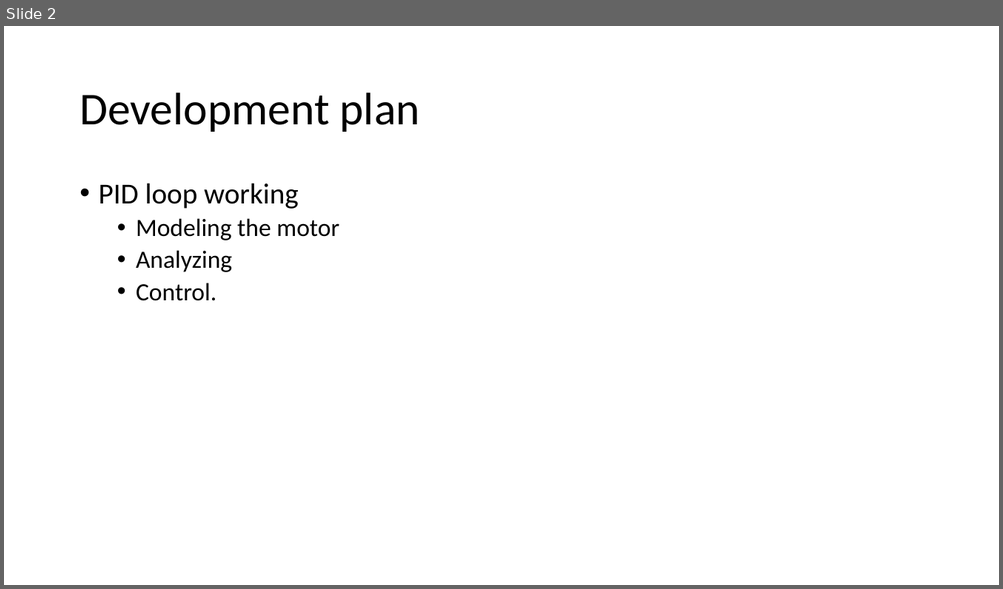
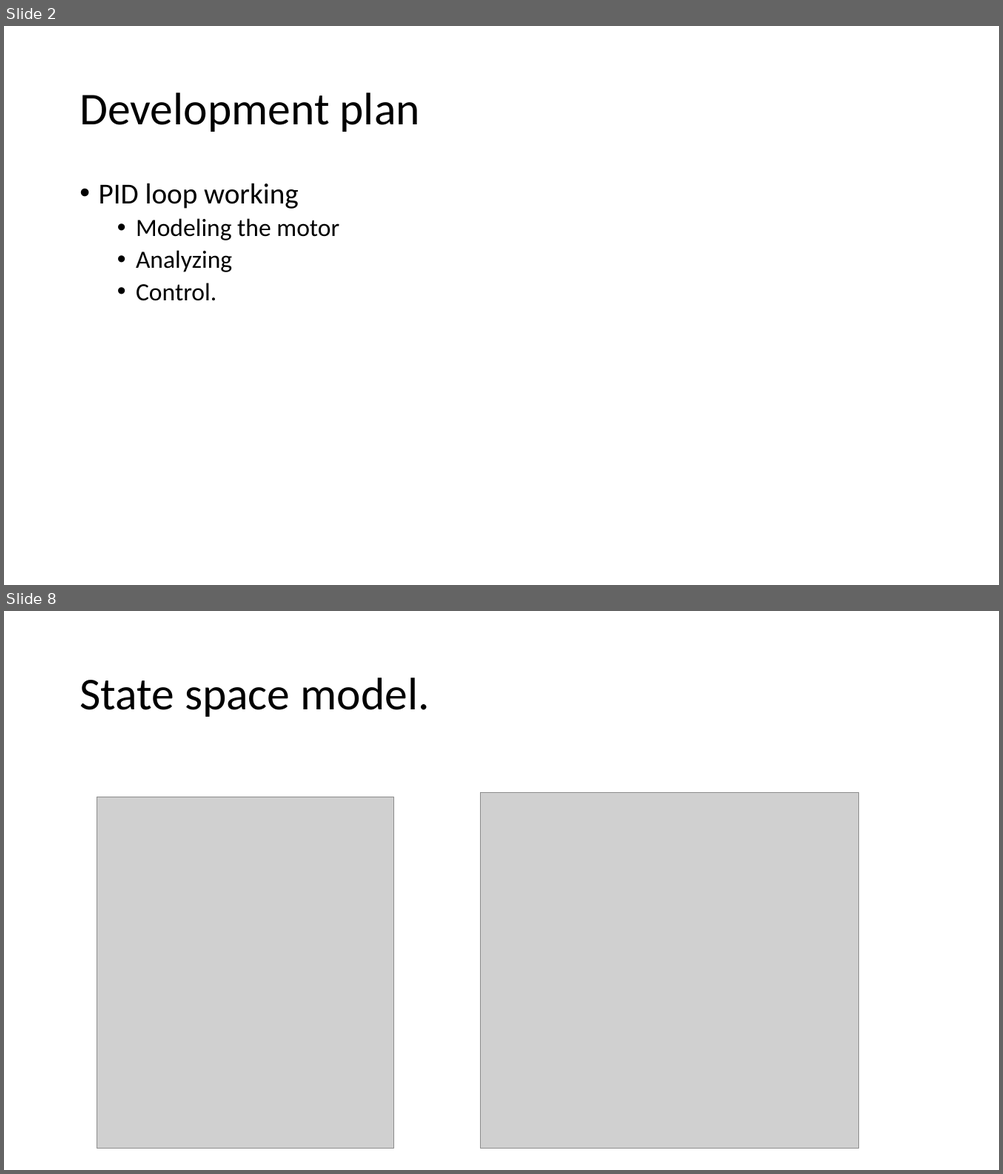
Before and after one commit to willz1200/Hexa-Driver, a slide deck: Documentation/Project Management/Firmware plan.pptx. Shown one above the other, each under a label of ours: slide 2 before the commit, slides 2 and 8 after it; the slides between them are not shown. The pictures are 1003x589 and 1003x1174 pixels, drawn with LibreOffice and Linux fonts; fonts in the diff are those of the drawing; grey boxes stand for pictures. Boxes give left, top, right and bottom in pixels: in the first picture for what was removed or moved away, otherwise in the second. Text is boxed around its words. In the diff, an @@ line names an element or a change of style, - is before the commit and + after.

```diff
--- a/Documentation/Project Management/Firmware plan.pptx
+++ b/Documentation/Project Management/Firmware plan.pptx
@@ slide 8 added at (x1=4, y1=611, x2=999, y2=1170), background #FFFFFF @@
@@ title added at (x1=79, y1=678, x2=430, y2=717), 44 pt, text #000000 @@
+State space model.
@@ picture added at (x1=97, y1=797, x2=393, y2=1149) @@
@@ picture added at (x1=481, y1=793, x2=859, y2=1149) @@
```
Also in this commit, not shown: 7 other slides added.
